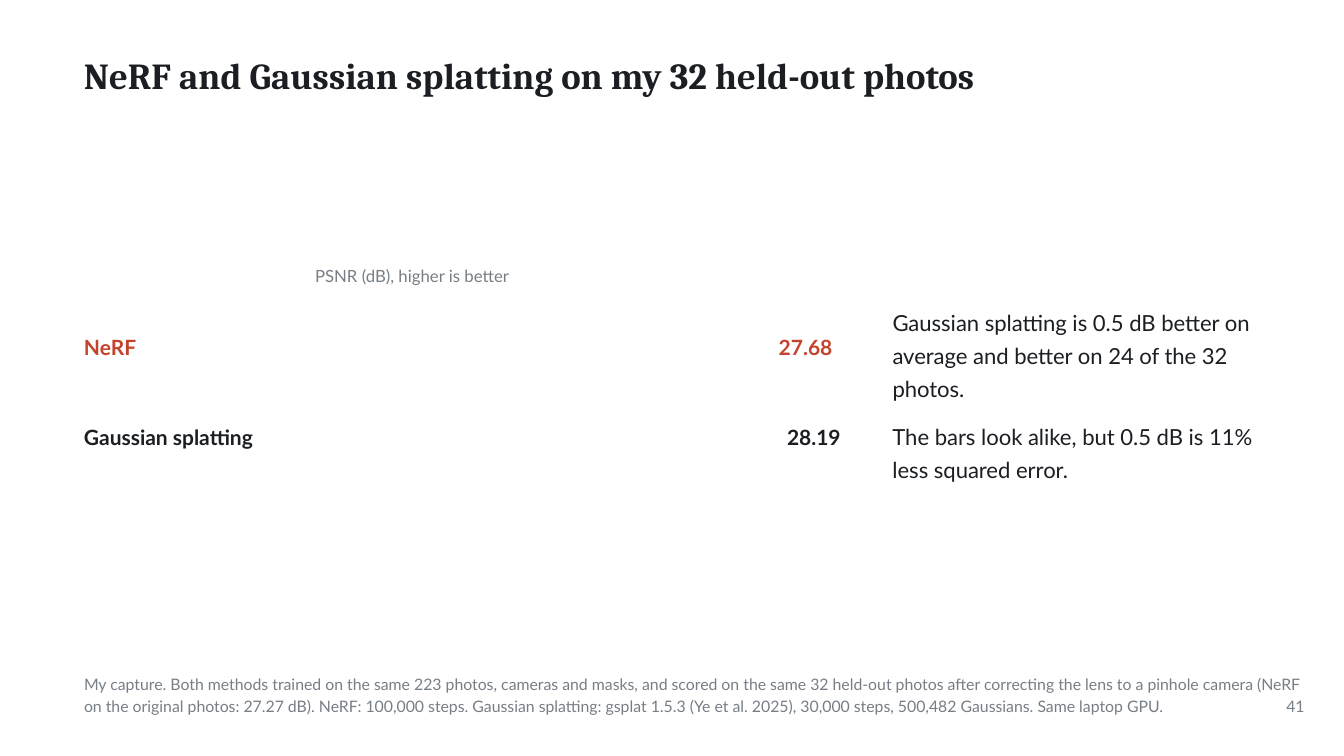
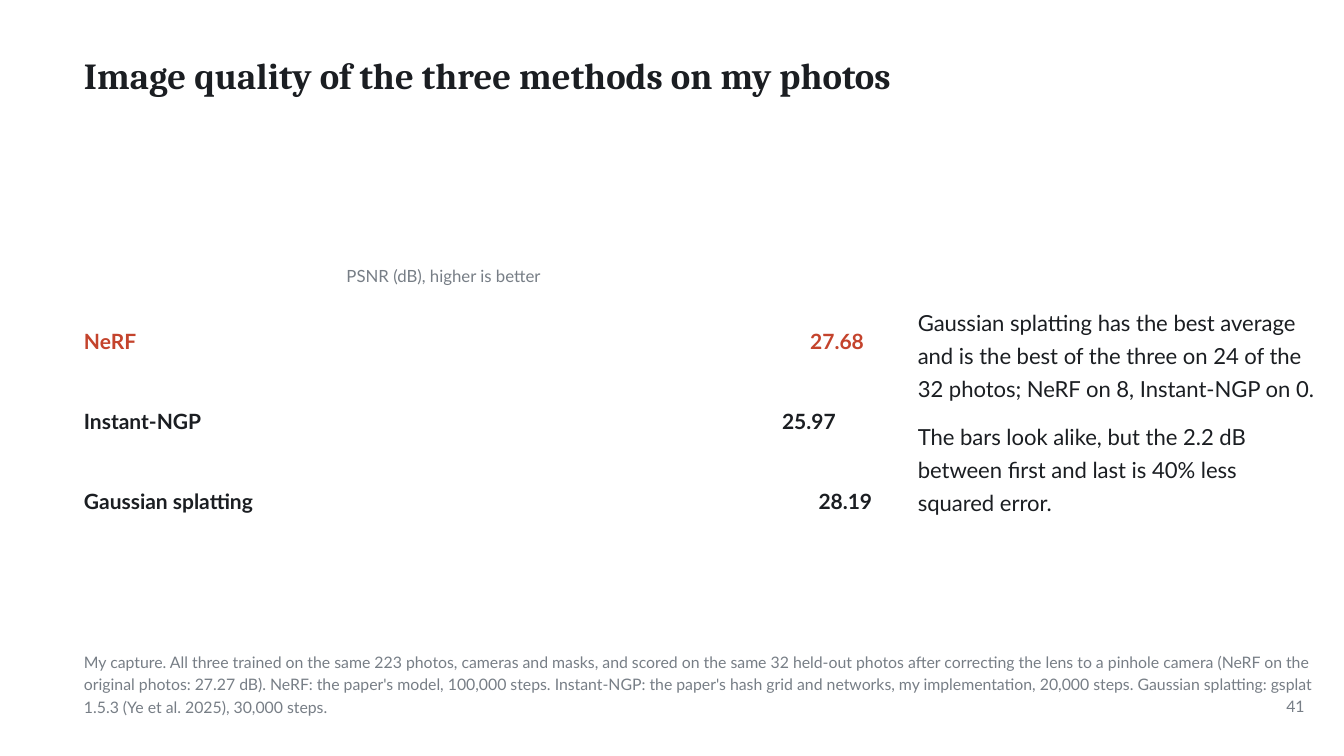
Before and after one commit to ertugrul-senturk/interactive-slides, a slide deck: slide 82 of public/decks/2026-11-nerf-neural-radiance-fields.pptx. Drawn at 1344x756 pixels with LibreOffice and Linux fonts; fonts in the diff are those of the drawing; background and template pictures are left out. Boxes give left, top, right and bottom in pixels: in the first picture for what was removed or moved away, otherwise in the second. Text is boxed around its words. In the diff, an @@ line names an element or a change of style, - is before the commit and + after.

```diff
--- a/public/decks/2026-11-nerf-neural-radiance-fields.pptx
+++ b/public/decks/2026-11-nerf-neural-radiance-fields.pptx
@@ text at [84, 63, 890, 97]: text changed @@
-NeRF and Gaussian splatting on my 32 held-out photos
+Image quality of the three methods on my photos
@@ text "PSNR (dB), higher is better": place and size @@
-text "PSNR (dB), higher is better" at [315, 269, 509, 285]
+text "PSNR (dB), higher is better" at [346, 269, 541, 285]
@@ text "NeRF": place and size @@
-text "NeRF" at [84, 340, 136, 355]
+text "NeRF" at [84, 334, 136, 349]
@@ text "27.68": place and size @@
-text "27.68" at [779, 339, 833, 355]
+text "27.68" at [810, 333, 864, 349]
@@ text at [918, 314, 1314, 401]: text changed @@
-Gaussian splatting is 0.5 dB better on
-average and better on 24 of the 32
-photos.
+Gaussian splatting has the best average
+and is the best of the three on 24 of the
+32 photos; NeRF on 8, Instant-NGP on 0.
@@ text added at [84, 413, 201, 429], 15 pt, text #1B1E22, bold @@
+Instant-NGP
@@ text added at [782, 413, 836, 429], 15 pt, text #1B1E22, bold @@
+25.97
@@ text at [918, 428, 1245, 515]: text changed @@
-The bars look alike, but 0.5 dB is 11%
-less squared error.
+The bars look alike, but the 2.2 dB
+between first and last is 40% less
+squared error.
@@ text "Gaussian splatting": place and size @@
-text "Gaussian splatting" at [84, 429, 253, 449]
+text "Gaussian splatting" at [84, 493, 253, 513]
@@ text "28.19": place and size @@
-text "28.19" at [787, 429, 841, 445]
+text "28.19" at [819, 493, 873, 509]
@@ text at [84, 656, 1312, 716]: text changed @@
-My capture. Both methods trained on the same 223 photos, cameras and masks, and scored on the same 32 held-out photos after correcting the lens to a pinhole camera (NeRF
-on the original photos: 27.27 dB). NeRF: 100,000 steps. Gaussian splatting: gsplat 1.5.3 (Ye et al. 2025), 30,000 steps, 500,482 Gaussians. Same laptop GPU.
+My capture. All three trained on the same 223 photos, cameras and masks, and scored on the same 32 held-out photos after correcting the lens to a pinhole camera (NeRF on the
+original photos: 27.27 dB). NeRF: the paper's model, 100,000 steps. Instant-NGP: the paper's hash grid and networks, my implementation, 20,000 steps. Gaussian splatting: gsplat
+1.5.3 (Ye et al. 2025), 30,000 steps.
```
Also in this commit, not shown: 8 other slides changed, 3 slides added, 2 slides removed, 24 other files.
